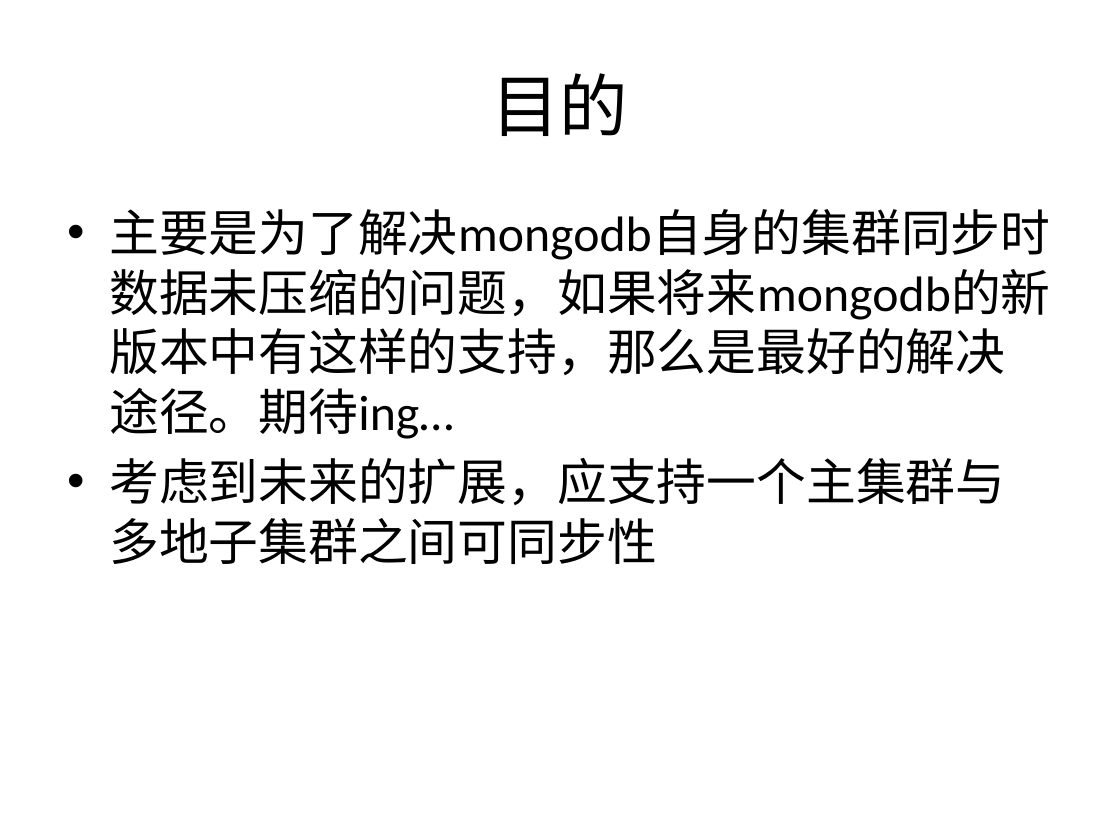
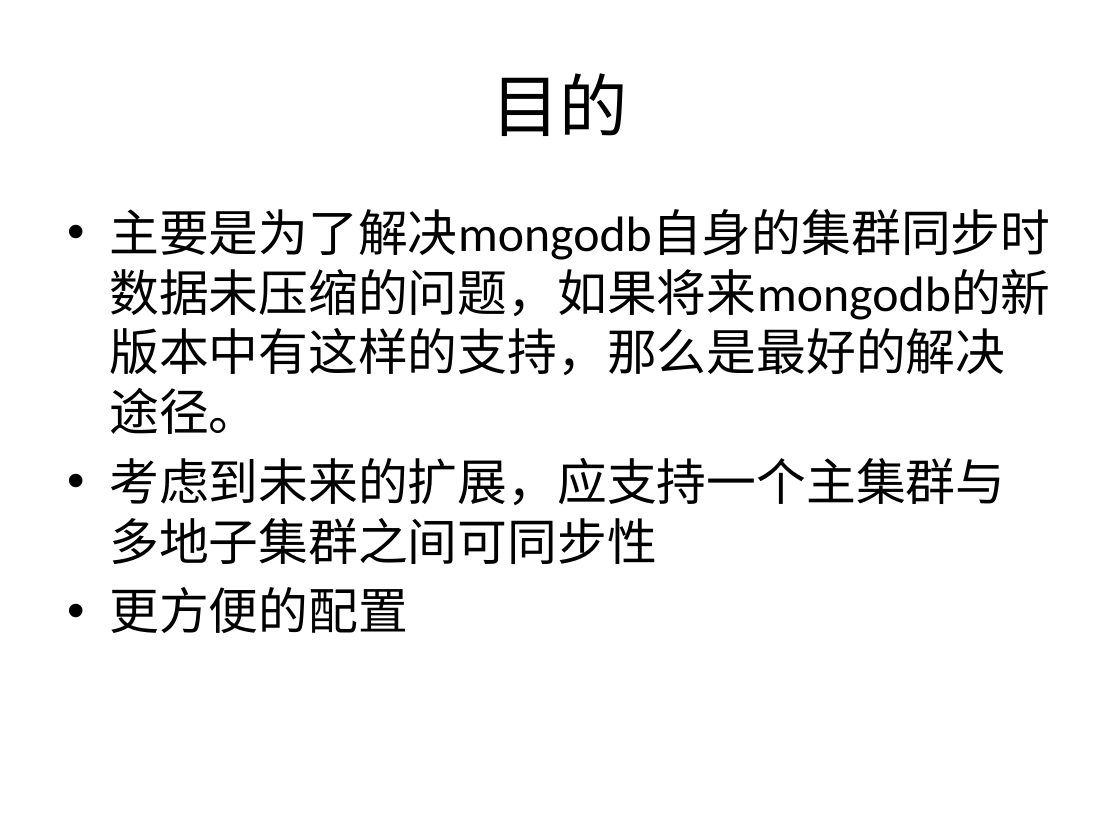
Before and after one commit to samoin/sync-mongodb-clusters, a slide deck: slide 2 of nodejs sync mongodb-cluster.pptx. Drawn at 1120x840 pixels with LibreOffice and Linux fonts; fonts in the diff are those of the drawing; background and template pictures are left out. Boxes give left, top, right and bottom in pixels: in the first picture for what was removed or moved away, otherwise in the second. Text is boxed around its words. In the diff, an @@ line names an element or a change of style, - is before the commit and + after.

Commit message:
修改为对mongodb错误记录的问题

```diff
--- a/nodejs sync mongodb-cluster.pptx
+++ b/nodejs sync mongodb-cluster.pptx
@@ text at [109, 209, 1051, 434]: text changed @@
-• 主要是为了解决mongodb自身的集群同步时数据未压缩的问题，如果将来mongodb的新版本中有这样的支持，那么是最好的解决途径。期待ing…
+• 主要是为了解决mongodb自身的集群同步时数据未压缩的问题，如果将来mongodb的新版本中有这样的支持，那么是最好的解决途径。
@@ text at [109, 587, 408, 633]: paragraph added @@
+• 更方便的配置
```
Also in this commit, not shown: 6 other slides changed, 1 slide added, 3 other files.
